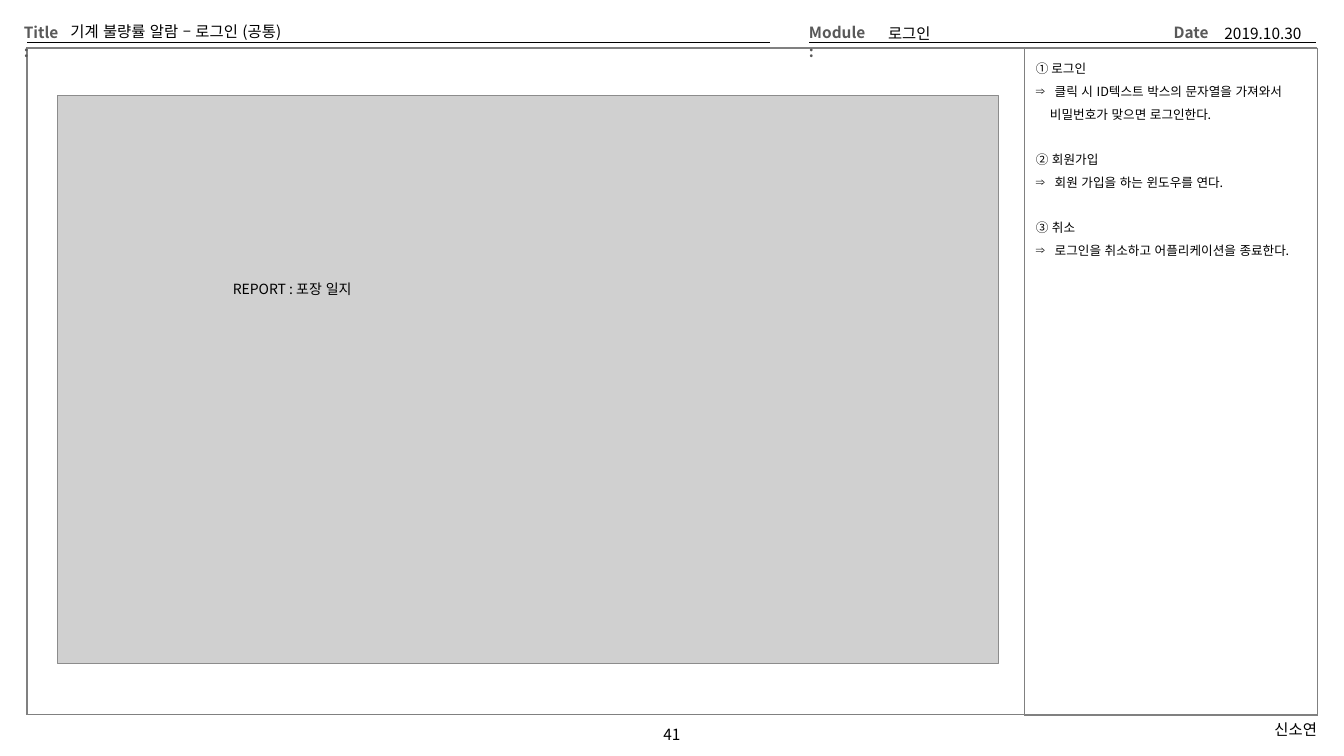
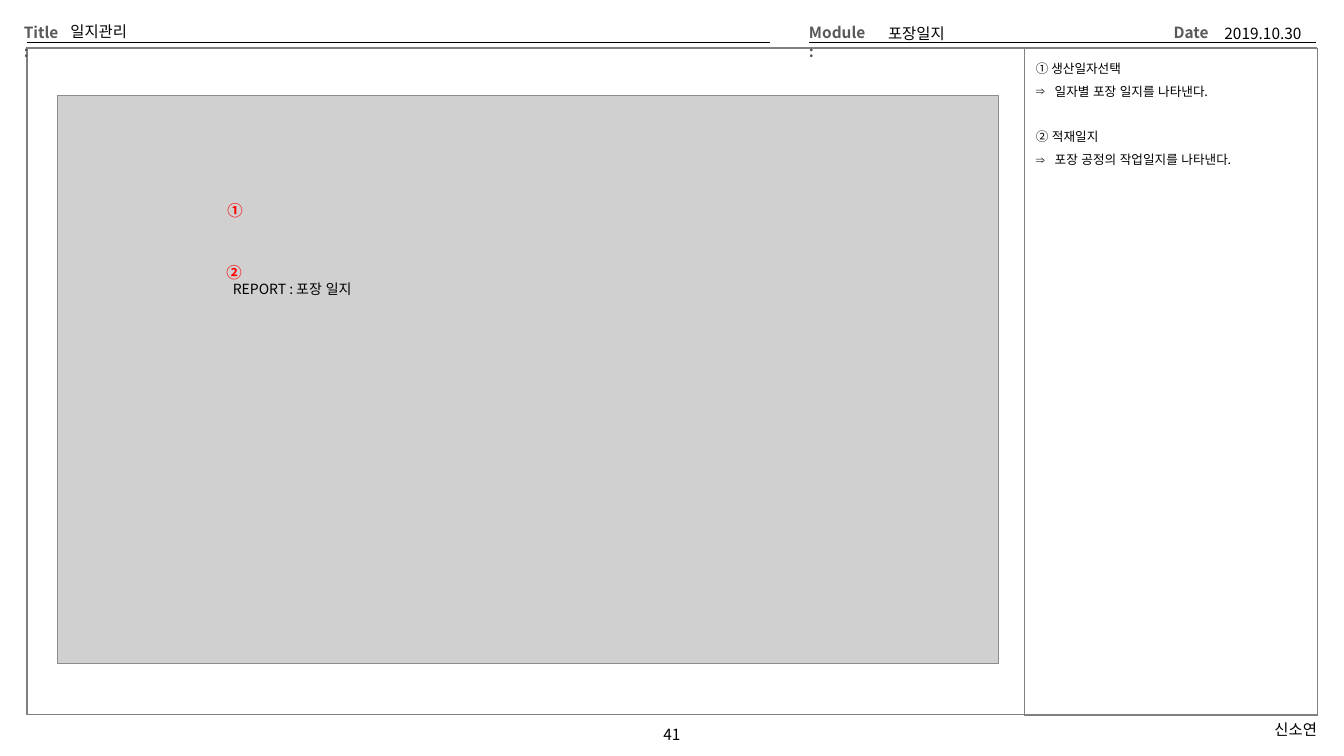
Before and after one commit to Cliedy-s/Team4, a slide deck: slide 41 of source/TEMP/Team4화면설계 - 김상영.pptx. Drawn at 1344x756 pixels with LibreOffice and Linux fonts; fonts in the diff are those of the drawing; grey boxes stand for pictures. Boxes give left, top, right and bottom in pixels: in the first picture for what was removed or moved away, otherwise in the second. Text is boxed around its words. In the diff, an @@ line names an element or a change of style, - is before the commit and + after.

```diff
--- a/source/TEMP/Team4화면설계 - 김상영.pptx
+++ b/source/TEMP/Team4화면설계 - 김상영.pptx
@@ title at (x1=70, y1=24, x2=127, y2=39): text changed @@
-기계 불량률 알람 – 로그인 (공통)
+일지관리
@@ text at (x1=888, y1=26, x2=945, y2=43): text changed @@
-로그인
+포장일지
@@ text at (x1=1036, y1=62, x2=1231, y2=165): text changed @@
-① 로그인
-⇒ 클릭 시 ID텍스트 박스의 문자열을 가져와서
-비밀번호가 맞으면 로그인한다.
-② 회원가입
-⇒ 회원 가입을 하는 윈도우를 연다.
-③ 취소
-⇒ 로그인을 취소하고 어플리케이션을 종료한다.
+① 생산일자선택
+⇒ 일자별 포장 일지를 나타낸다.
+② 적재일지
+⇒ 포장 공정의 작업일지를 나타낸다.
@@ text added at (x1=227, y1=203, x2=242, y2=218), 11 pt, text #FF0000, bold @@
+①
@@ text added at (x1=226, y1=265, x2=241, y2=280), 11 pt, text #FF0000, bold @@
+②
```
Also in this commit, not shown: 13 other slides changed, 1 other file.
